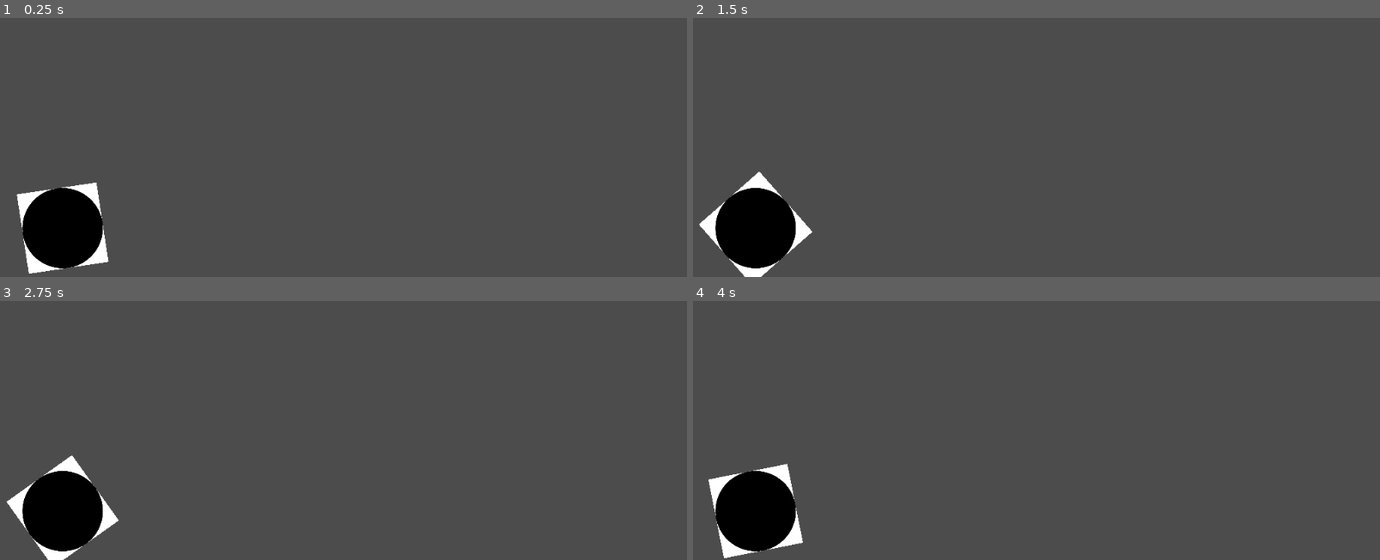
Above: before the commit, frames 1-4 (two rows, left to right).
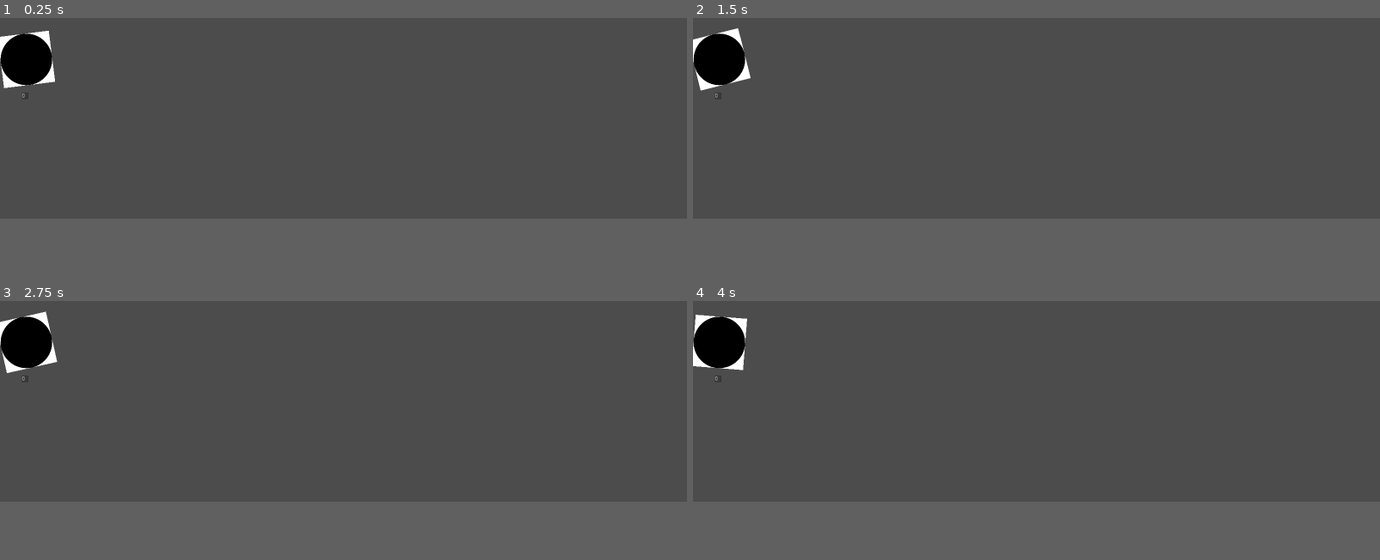
Above: after the commit, the same moments.

Repository: deadgoose/bash
Game: Godot game, scene res://Main.tscn
The game is run twice, just before and just after one commit, with the same random seed, the same clock (stepped at 60 frames per second) and the same inputs. Before the commit the project starts from res://Tower/Tower.tscn. The engine's default icon, where the game draws it, is replaced by a stand-in: a white triangle on a blue panel in a dark square.
Inputs (mouse positions are in pixels of both pictures, inside the frame that each line leads up to):
- Up to frame 1 (0.25 s): no input
- Up to frame 2 (1.5 s): tap Enter at 0.5 s; move the mouse to (1187, 56) at 0.52 s; click (1187, 56) at 0.67 s; move the mouse to (899, 95) at 1.27 s; click (899, 95) at 1.42 s
- Up to frame 3 (2.75 s): tap Space at 2 s; move the mouse to (outside the picture) at 2.02 s; click (outside the picture) at 2.17 s
- Up to frame 4 (4 s): tap Enter at 2.75 s; move the mouse to (1002, 440) at 2.77 s; click (1002, 440) at 2.92 s; tap Space at 3.5 s; move the mouse to (1242, 420) at 3.52 s; click (1242, 420) at 3.67 s
In our replay, the window is 800x468 before the commit and 800x400 after it. These sizes can differ from the game's own. Grey fills any space a smaller window leaves; there, only what the larger window draws over its background counts as a difference.

The runs differ from the first frame. In frame 1, 5.1% of the frame differs, in the area x 0-16%, y 4-99%; in frame 2, 5.1%; in frame 3, 5.1%; in frame 4, 5.2%, in the area x 0-16%, y 5-100%.
Error after the commit: Parse Error: Indented block expected after declaration of "_input" function. (res://Terrain/Terrain.gd:73)

Commit message:
terrain gen, texture bar mouse progress

Diff:
--- /dev/null
+++ b/Main.gd
@@ -0,0 +1,14 @@
+extends Node
+
+func _ready():
+	randomize()
+	_create_terrain()
+
+func _create_terrain():
+	$Terrain.left_start = 2*$Tower.get_shape().radius
+	$Terrain.height = 450
+	$Terrain.init_line()
+#func _process(delta):
+#	# Called every frame. Delta is time since last frame.
+#	# Update game logic here.
+#	pass
--- /dev/null
+++ b/Main.tscn
@@ -0,0 +1,15 @@
+[gd_scene load_steps=4 format=2]
+
+[ext_resource path="res://Main.gd" type="Script" id=1]
+[ext_resource path="res://Tower/Tower.tscn" type="PackedScene" id=2]
+[ext_resource path="res://Terrain/Terrain.tscn" type="PackedScene" id=3]
+
+[node name="Main" type="Node"]
+
+script = ExtResource( 1 )
+
+[node name="Tower" parent="." index="0" instance=ExtResource( 2 )]
+
+position = Vector2( 61.4607, 428.593 )
+
+[node name="Terrain" parent="." index="1" instance=ExtResource( 3 )]
--- /dev/null
+++ b/Terrain/Terrain.gd
@@ -0,0 +1,73 @@
+#MIT License
+#
+#Copyright (c) 2018 KidsCanCode
+#
+#Permission is hereby granted, free of charge, to any person obtaining a copy
+#of this software and associated documentation files (the "Software"), to deal
+#in the Software without restriction, including without limitation the rights
+#to use, copy, modify, merge, publish, distribute, sublicense, and/or sell
+#copies of the Software, and to permit persons to whom the Software is
+#furnished to do so, subject to the following conditions:
+#
+#The above copyright notice and this permission notice shall be included in all
+#copies or substantial portions of the Software.
+#
+#THE SOFTWARE IS PROVIDED "AS IS", WITHOUT WARRANTY OF ANY KIND, EXPRESS OR
+#IMPLIED, INCLUDING BUT NOT LIMITED TO THE WARRANTIES OF MERCHANTABILITY,
+#FITNESS FOR A PARTICULAR PURPOSE AND NONINFRINGEMENT. IN NO EVENT SHALL THE
+#AUTHORS OR COPYRIGHT HOLDERS BE LIABLE FOR ANY CLAIM, DAMAGES OR OTHER
+#LIABILITY, WHETHER IN AN ACTION OF CONTRACT, TORT OR OTHERWISE, ARISING FROM,
+#OUT OF OR IN CONNECTION WITH THE SOFTWARE OR THE USE OR OTHER DEALINGS IN THE
+#SOFTWARE.
+#https://github.com/kidscancode/godot3_procgen_demos/blob/master/part04/Godot3_2Dterrain1/Line2D.gd
+extends Line2D
+
+export (int) var displacement = 100
+export var iterations = 5
+export (int) var height = 350
+export (float) var smooth = 1.1
+export (int) var left_start = 0
+export (int) var right_end
+var current_displacement
+
+func _ready():
+	$Polygon2D.color = default_color
+
+func init_line():
+	current_displacement = displacement
+	var screensize = get_viewport().get_visible_rect().size
+	if not right_end:
+		print("no right end")
+		right_end = screensize.x
+	points = PoolVector2Array()
+	var start = Vector2(left_start, rand_range(height-displacement,
+								height+displacement))
+	var end = Vector2(right_end, rand_range(height-displacement,
+								height+displacement))
+	add_point(start)
+	add_point(end)
+	for i in range(iterations):
+		add_points()
+	var p = points
+	p.append(Vector2(right_end, screensize.y))
+	p.append(Vector2(left_start, screensize.y))
+	$Polygon2D.polygon = p
+	$Area2D/CollisionPolygon2D.polygon = p
+
+func random_one():
+	return [-1, 1][randi() % 2]
+
+func add_points():
+	var old_points = points
+	points = PoolVector2Array()
+	for i in range(old_points.size() - 1):
+		var midpoint = (old_points[i] + old_points[i+1]) / 2
+		midpoint.y += current_displacement * random_one()
+		add_point(old_points[i])
+		add_point(midpoint)
+	add_point(old_points[old_points.size() - 1])
+	current_displacement *= pow(2.0, -smooth)
+
+func _input(event):
+	#if event is InputEventMouseButton and event.pressed:
+	#	init_line()
--- /dev/null
+++ b/Terrain/Terrain.tscn
@@ -0,0 +1,51 @@
+[gd_scene load_steps=2 format=2]
+
+[ext_resource path="res://Terrain/Terrain.gd" type="Script" id=1]
+
+[node name="Terrain" type="Line2D"]
+
+points = PoolVector2Array(  )
+width = 10.0
+default_color = Color( 0.00221252, 0.566406, 0.103591, 1 )
+texture_mode = -1547069856
+joint_mode = 2
+sharp_limit = 2.0
+round_precision = 8
+script = ExtResource( 1 )
+_sections_unfolded = [ "Capping" ]
+displacement = 130
+iterations = 5
+height = 400
+smooth = 1.1
+left_start = 50
+right_end = 0
+
+[node name="Polygon2D" type="Polygon2D" parent="." index="0"]
+
+polygon = PoolVector2Array(  )
+uv = PoolVector2Array(  )
+color = Color( 1, 1, 1, 1 )
+vertex_colors = PoolColorArray(  )
+offset = Vector2( 0, 0 )
+antialiased = false
+texture = null
+texture_offset = Vector2( 0, 0 )
+texture_scale = Vector2( 1, 1 )
+texture_rotation_degrees = 0.0
+invert_enable = false
+invert_border = 100.0
+
+[node name="Area2D" type="StaticBody2D" parent="." index="1"]
+
+input_pickable = false
+collision_layer = 1
+collision_mask = 1
+constant_linear_velocity = Vector2( 0, 0 )
+constant_angular_velocity = 0.0
+friction = 1.0
+bounce = 0.0
+
+[node name="CollisionPolygon2D" type="CollisionPolygon2D" parent="Area2D" index="0"]
+
+build_mode = 1
+polygon = PoolVector2Array(  )
--- a/Tower/Cannons/Bullets/Bullet.gd
+++ b/Tower/Cannons/Bullets/Bullet.gd
@@ -10,12 +10,18 @@
 	pass
 
 
-#func _process(delta):
-#	# Called every frame. Delta is time since last frame.
-#	# Update game logic here.
-#	pass
+func _process(delta):
+	var rect = get_viewport_rect()
+	if position.y > rect.size.y:
+		print("freed")
+		queue_free()
 
 
 func _on_VisibilityNotifier2D_screen_exited():
-	queue_free()
-	print("freed")
+	return
+	if position.y > 0:
+		queue_free()
+		print("freed")
+	else:
+		print("Position x:")
+		print(position.x)
--- a/Tower/Cannons/Bullets/Bullet.tscn
+++ b/Tower/Cannons/Bullets/Bullet.tscn
@@ -1,26 +1,24 @@
-[gd_scene load_steps=3 format=2]
+[gd_scene load_steps=4 format=2]
 
 [ext_resource path="res://Tower/Cannons/Bullets/Bullet.gd" type="Script" id=1]
 [ext_resource path="res://Tower/Cannons/Bullets/Assets/bullet.png" type="Texture" id=2]
 
+[sub_resource type="CircleShape2D" id=1]
 
+custom_solver_bias = 0.0
+radius = 32.728
 
+[node name="Bullet" type="RigidBody2D"]
 
-
-
-
-
-
-[node name="Bullet" type="RigidBody2D" index="0"]
-
+position = Vector2( 38.9604, 471.626 )
 input_pickable = false
 collision_layer = 1
 collision_mask = 1
 mode = 0
-mass = 0.94779
+mass = 1.5
 friction = 1.0
-bounce = 0.0
-gravity_scale = 5.0
+bounce = 1.0
+gravity_scale = 12.0
 custom_integrator = false
 continuous_cd = 0
 contacts_reported = 0
@@ -32,13 +30,12 @@
 angular_velocity = 0.0
 angular_damp = -1.0
 script = ExtResource( 1 )
+_sections_unfolded = [ "Angular", "Applied Forces", "Linear", "Pause" ]
 
 [node name="Sprite" type="Sprite" parent="." index="0"]
 
 texture = ExtResource( 2 )
 
-[node name="VisibilityNotifier2D" type="VisibilityNotifier2D" parent="." index="1"]
+[node name="CollisionShape2D" type="CollisionShape2D" parent="." index="1"]
 
-rect = Rect2( -10, -10, 20, 20 )
-
-[connection signal="screen_exited" from="VisibilityNotifier2D" to="." method="_on_VisibilityNotifier2D_screen_exited"]
+shape = SubResource( 1 )
--- a/Tower/Cannons/Cannon.gd
+++ b/Tower/Cannons/Cannon.gd
@@ -4,27 +4,24 @@
 # var a = 2
 # var b = "textvar"
 export (PackedScene) var bullet
-export (int) var max_velocity = 1500
+export (int) var max_velocity = 3500
 var tower
-var max_length
 
 var unpackedBullet
 func _ready():
 	# Called when the node is added to the scene for the first time.
 	# Initialization here
-	max_length = get_viewport_rect().size.x
+	pass
 
 func SetTower(_tower):
 	tower = _tower
 
-func Fire():
+func Fire(mouse_distance):
 	if get_node('Timer').time_left != 0:
 		return
 	get_node('Timer').start()
 	unpackedBullet = bullet.instance()
-	var distance_to_mouse = get_global_mouse_position().distance_to($bullet_spawn.global_position)
-	var power = (distance_to_mouse/max_length)*max_velocity
-	print(distance_to_mouse)
+	var power = mouse_distance*max_velocity
 	print(power)
 
 	unpackedBullet.set_linear_velocity(Vector2(power, 0).rotated(tower.GetRotation()))
--- a/Tower/Cannons/Cannon.tscn
+++ b/Tower/Cannons/Cannon.tscn
@@ -11,7 +11,7 @@
 script = ExtResource( 2 )
 _sections_unfolded = [ "Transform" ]
 bullet = ExtResource( 3 )
-max_velocity = 1500
+max_velocity = 3500
 
 [node name="Timer" type="Timer" parent="." index="0"]
 
--- a/Tower/KinematicBody2D.gd
+++ b/Tower/KinematicBody2D.gd
@@ -8,10 +8,12 @@
 var target_rotation = null
 var rotation_dir = 0
 var cannon
+var mouse_distance
+var max_length
 export (PackedScene) var Cannon
 
 func _ready():
-	pass
+	max_length = get_viewport_rect().size.x
 
 func has_cannon():
 	return not not cannon
@@ -19,7 +21,7 @@
 func _FireCannon():
 	if not has_cannon():
 		return
-	cannon.Fire()
+	cannon.Fire(mouse_distance)
 
 func GetRotation():
 	return rotation - PI/2
@@ -35,6 +37,16 @@
 
 func get_input():
 	self.target_rotation = get_global_mouse_position().angle_to_point(self.get_parent().position) + PI/2
+
+func _process(delta):
+	if not has_cannon():
+		return
+	var distance_to_mouse = get_global_mouse_position().distance_to($Cannon.global_position)
+	mouse_distance = (distance_to_mouse/max_length)
+	print(mouse_distance)
+	get_parent().get_node("ProgressBar").value = mouse_distance*100
+	get_parent().get_node("TextureProgress").value = mouse_distance*100
+
 func _physics_process(delta):
 	if Input.is_action_pressed('ui_mb_r'):
 		add_cannon()
--- /dev/null
+++ b/Tower/Tower.gd
@@ -0,0 +1,4 @@
+extends Position2D
+
+func get_shape():
+	return $KinematicBody2D/CollisionShape2D.get_shape()
--- a/Tower/Tower.tscn
+++ b/Tower/Tower.tscn
@@ -1,8 +1,10 @@
-[gd_scene load_steps=5 format=2]
+[gd_scene load_steps=7 format=2]
 
-[ext_resource path="res://Tower/KinematicBody2D.gd" type="Script" id=1]
-[ext_resource path="res://Tower/Cannons/Cannon.tscn" type="PackedScene" id=2]
-[ext_resource path="res://Tower/Assets/tower.png" type="Texture" id=3]
+[ext_resource path="res://Tower/Tower.gd" type="Script" id=1]
+[ext_resource path="res://icon.png" type="Texture" id=2]
+[ext_resource path="res://Tower/KinematicBody2D.gd" type="Script" id=3]
+[ext_resource path="res://Tower/Cannons/Cannon.tscn" type="PackedScene" id=4]
+[ext_resource path="res://Tower/Assets/tower.png" type="Texture" id=5]
 
 [sub_resource type="CircleShape2D" id=1]
 
@@ -11,26 +13,84 @@
 
 [node name="Tower" type="Position2D" index="0"]
 
-position = Vector2( 93.3734, 526.944 )
+position = Vector2( 84.5837, 687.92 )
+script = ExtResource( 1 )
 _sections_unfolded = [ "Transform" ]
 
-[node name="KinematicBody2D" type="KinematicBody2D" parent="." index="0"]
+[node name="TextureProgress" type="TextureProgress" parent="." index="0"]
+
+anchor_left = 0.0
+anchor_top = 0.0
+anchor_right = 0.0
+anchor_bottom = 0.0
+margin_left = -19.0
+margin_top = 62.0
+margin_right = 45.0
+margin_bottom = 126.0
+rect_pivot_offset = Vector2( 0, 0 )
+rect_clip_content = false
+mouse_filter = 1
+mouse_default_cursor_shape = 0
+size_flags_horizontal = 1
+size_flags_vertical = 1
+min_value = 0.0
+max_value = 100.0
+step = 1.0
+page = 0.0
+value = 0.0
+exp_edit = false
+rounded = false
+texture_under = null
+texture_over = null
+texture_progress = ExtResource( 2 )
+radial_fill_degrees = 360.0
+radial_center_offset = Vector2( 0, 0 )
+nine_patch_stretch = false
+_sections_unfolded = [ "Textures" ]
+
+[node name="KinematicBody2D" type="KinematicBody2D" parent="." index="1"]
 
 input_pickable = false
 collision_layer = 1
 collision_mask = 1
 collision/safe_margin = 0.08
-script = ExtResource( 1 )
+script = ExtResource( 3 )
 rotation_speed = 1.5
-Cannon = ExtResource( 2 )
+Cannon = ExtResource( 4 )
 
 [node name="Tower Base" type="Sprite" parent="KinematicBody2D" index="0"]
 
 scale = Vector2( 0.25, 0.25 )
-texture = ExtResource( 3 )
+texture = ExtResource( 5 )
 _sections_unfolded = [ "Transform" ]
 
 [node name="CollisionShape2D" type="CollisionShape2D" parent="KinematicBody2D" index="1"]
 
 shape = SubResource( 1 )
 _sections_unfolded = [ "Transform" ]
+
+[node name="ProgressBar" type="ProgressBar" parent="." index="2"]
+
+anchor_left = 0.0
+anchor_top = 0.0
+anchor_right = 0.0
+anchor_bottom = 0.0
+margin_left = -11.0
+margin_top = 77.0
+margin_right = 5.0
+margin_bottom = 93.0
+rect_pivot_offset = Vector2( 0, 0 )
+rect_clip_content = false
+mouse_filter = 0
+mouse_default_cursor_shape = 0
+size_flags_horizontal = 1
+size_flags_vertical = 0
+min_value = 0.0
+max_value = 100.0
+step = 1.0
+page = 0.0
+value = 0.0
+exp_edit = false
+rounded = false
+percent_visible = true
+_sections_unfolded = [ "Grow Direction" ]
--- a/project.godot
+++ b/project.godot
@@ -11,8 +11,13 @@
 [application]
 
 config/name="bash"
-run/main_scene="res://Tower/Tower.tscn"
+run/main_scene="res://Main.tscn"
 config/icon="res://icon.png"
+
+[display]
+
+window/size/width=1600
+window/size/height=800
 
 [input]
 
Not shown, added: export_presets.cfg
